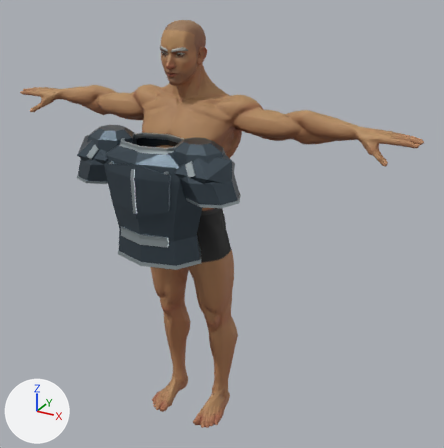
Two versions of the glTF model assets/characters/experimental/plate_chest-male.glb, one commit apart.
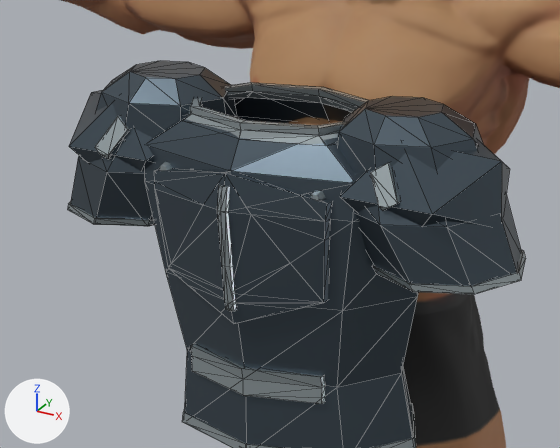
Each version is shown whole from a 50 mm lens placed at (1.307, -2.065, 2.04), pointed at (0.156, 0.029, 0.993), then close up on the part from 12% to 57% of the width and 23% to 59% of the height. Every picture has the same lights, and +X, +Y and +Z are marked at lower left. The first two pictures are the older version. The close-ups show mesh edges as thin lines.

Names of what the first close-up shows: 'Articulated abdominal overlap', 'Bound tunic hem', 'Breastplate folded center ridge', 'Faceted breastplate reinforcement', 'Fitted tunic neckline', 'Plate pauldron -1', 'Plate pauldron 1', 'Sleeve cuff binding 1', 'SuperHero_Male', 'plate tunic torso', 'plate upper sleeve -1', 'plate upper sleeve 1' and 5 more.
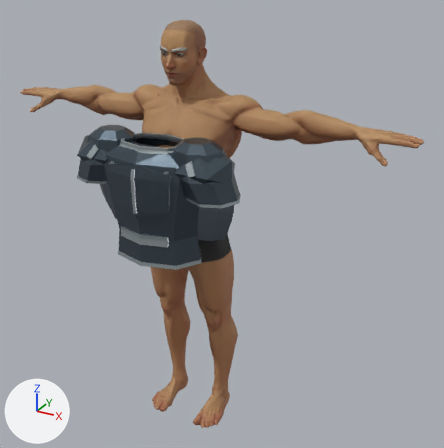
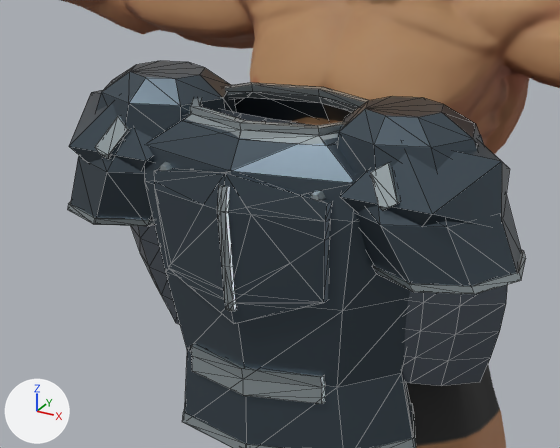
Commit message: Publish experimental chest preview GLB [skip ci]

Edits to the scene script, one JSON object a line:
```json
{"op": "add", "block": "mat_breastplatedarksteel", "code": ["mat_breastplatedarksteel = principled_material('BreastplateDarkSteel')", "mat_breastplatedarksteel.base_color = (0.16, 0.19, 0.23)  # grey #6f7984", "mat_breastplatedarksteel.metallic = 0.7", "mat_breastplatedarksteel.roughness = 0.38"]}
{"op": "add", "block": "me_breastplatesolidsurface", "code": ["me_breastplatesolidsurface = bpy.data.meshes.new('BreastplateSolidSurface')", "me_breastplatesolidsurface.from_pydata(...)  # 126 vertices, 208 faces; spans x -0.323..0.323, y -0.248..-0.16, z 1.024..1.38", "me_breastplatesolidsurface.materials.append(mat_breastplatedarksteel)  # grey #6f7984"]}
{"op": "add", "block": "ob_breastplate_central_contiguous", "code": ["ob_breastplate_central_contiguous = bpy.data.objects.new('Breastplate_Central_Contiguous', me_breastplatesolidsurface)", "ob_breastplate_central_contiguous.location = (0.0, 0.0, 0.0)"]}
```

Pixel boxes [x1, y1, x2, y2] of what changed, in the close-ups (560 x 448 px):
```json
{"object": "Breastplate_Central_Contiguous", "change": "added", "after": [131, 109, 508, 386], "on screen": "mostly hidden"}
```
